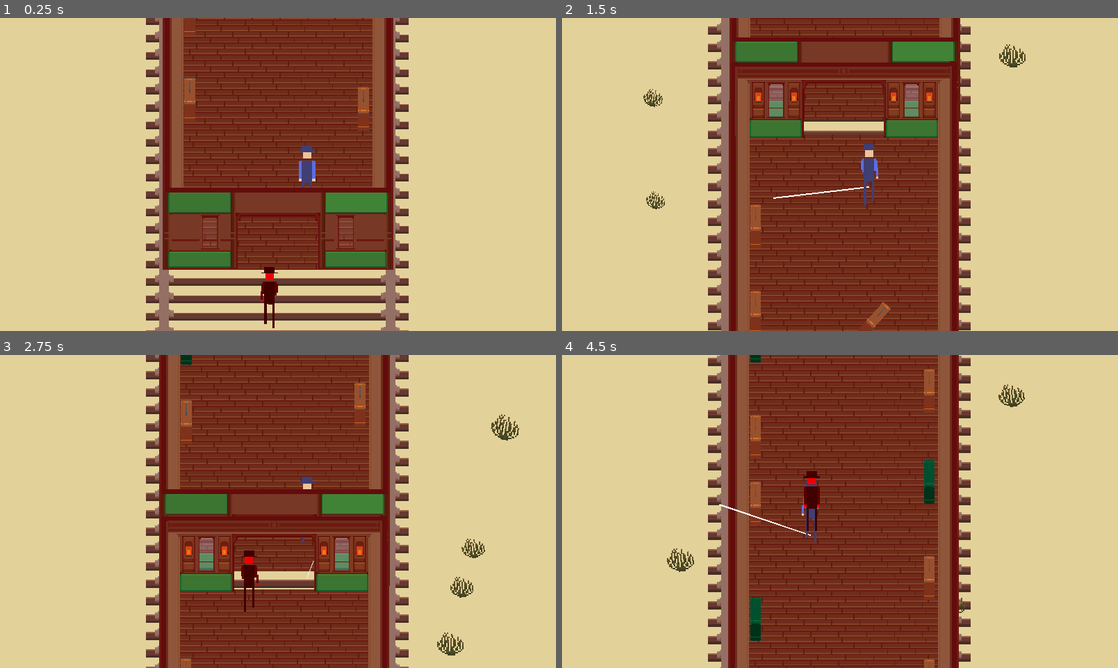
Above: before the commit, frames 1-4 (two rows, left to right).
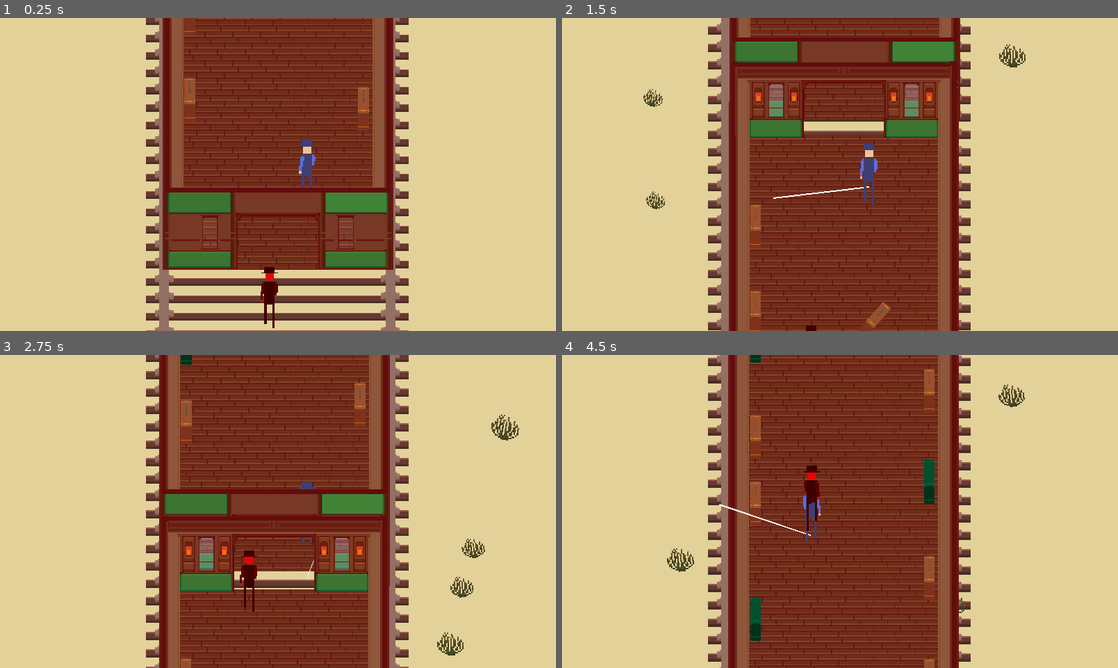
Above: after the commit, the same moments.

Repository: lajollagamesclub/week-139-followers
Game: Godot game, scene res://Main.tscn
Same seed, same stepped clock (60 frames per second), same inputs: the game is played once before the commit and once after it.
Inputs (mouse positions are in pixels of both pictures, inside the frame that each line leads up to):
- Up to frame 1 (0.25 s): no input
- Up to frame 2 (1.5 s): tap Enter at 0.5 s; move the mouse to (962, 158) at 0.52 s; press the mouse at (962, 158) at 0.53 s; hold D (g_right) 0.53-1.28 s; move the mouse to (728, 190) at 1.27 s; release the mouse at (728, 190) at 1.28 s; hold Space (g_takedown) from 1.28 s (still down); click (728, 190) at 1.35 s
- Up to frame 3 (2.75 s): move the mouse to (333, 442) at 2.02 s; release Space (g_takedown) at 2.03 s; press the mouse at (333, 442) at 2.03 s; hold D (g_right) from 2.03 s (still down)
- Up to frame 4 (4.5 s): move the mouse to (812, 574) at 2.77 s; release the mouse at (812, 574) at 2.78 s; click (812, 574) at 2.85 s; move the mouse to (1006, 558) at 3.52 s; release D (g_right) at 3.53 s; press the mouse at (1006, 558) at 3.53 s; hold A (g_left) from 3.53 s (still down); move the mouse to (673, 464) at 4.27 s; release the mouse at (673, 464) at 4.28 s; click (673, 464) at 4.35 s

The runs differ from the first frame. In frame 1, 0.2% of the frame differs, in the area x 48-57%, y 38-92%; in frame 2, less than 0.1%; in frame 3, 0.1%; in frame 4, 0.3%, in the area x 43-47%, y 35-60%.

Commit message:
Add gun pickup sound effect

Diff:
--- a/src/GunPickup.gd
+++ b/src/GunPickup.gd
@@ -10,4 +10,5 @@
 	player_state.has_gun = true
 	player_state.ammo += 8
 	visible = false
+	$PickupSoundEffect.play()
 	return 0.5
--- a/src/GunPickup.tscn
+++ b/src/GunPickup.tscn
@@ -1,7 +1,8 @@
-[gd_scene load_steps=4 format=2]
+[gd_scene load_steps=5 format=2]
 
 [ext_resource path="res://gun.png" type="Texture" id=1]
 [ext_resource path="res://GunPickup.gd" type="Script" id=2]
+[ext_resource path="res://sfx/sx_gun_pickup.wav" type="AudioStream" id=3]
 
 [sub_resource type="RectangleShape2D" id=1]
 extents = Vector2( 51.6034, 31.1455 )
@@ -18,3 +19,7 @@
 [node name="CollisionShape2D" type="CollisionShape2D" parent="."]
 position = Vector2( -18.669, 2.78049 )
 shape = SubResource( 1 )
+
+[node name="PickupSoundEffect" type="AudioStreamPlayer" parent="."]
+stream = ExtResource( 3 )
+volume_db = 10.0
--- a/src/Main.tscn
+++ b/src/Main.tscn
@@ -95,7 +95,7 @@
 [node name="AnimatedSprite" type="AnimatedSprite" parent="Player"]
 scale = Vector2( 2, 2 )
 frames = SubResource( 3 )
-frame = 1
+frame = 7
 playing = true
 
 [node name="Pursuer" type="Area2D" parent="." groups=[
@@ -116,6 +116,7 @@
 modulate = Color( 1, 0, 0, 1 )
 scale = Vector2( 2, 2 )
 frames = SubResource( 3 )
+frame = 6
 playing = true
 
 [node name="CarManager" type="Node2D" parent="."]
Not shown, added: src/sfx/sx_gun_pickup.wav.import
Not shown, added: src/sfx/sx_gun_pickup.wav
